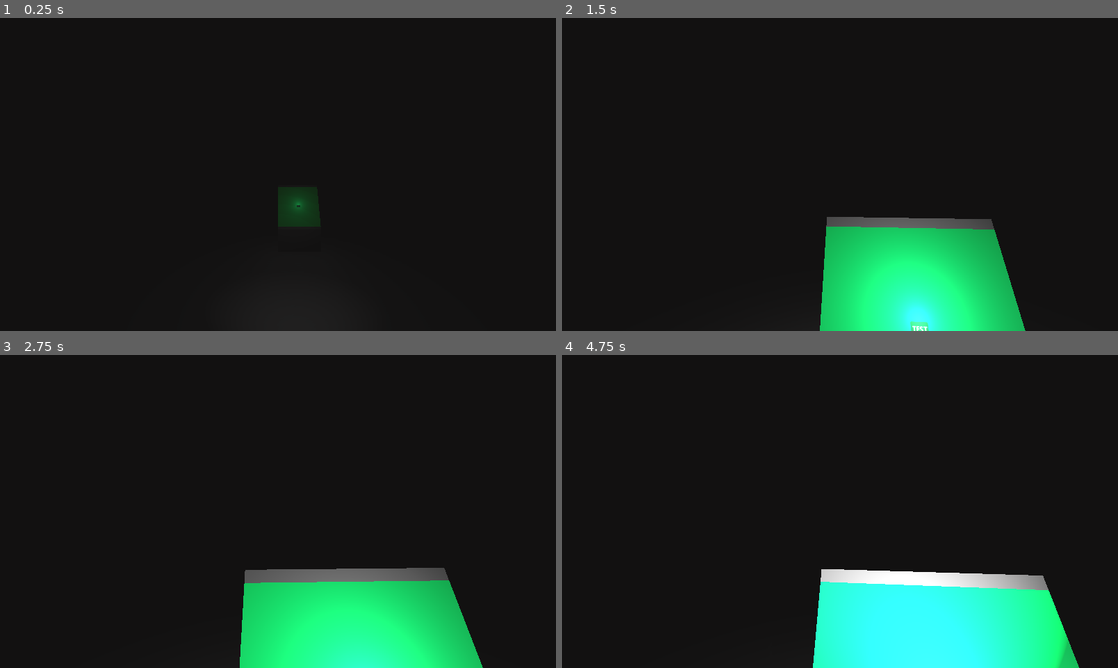
Above: before the commit, frames 1-4 (two rows, left to right).
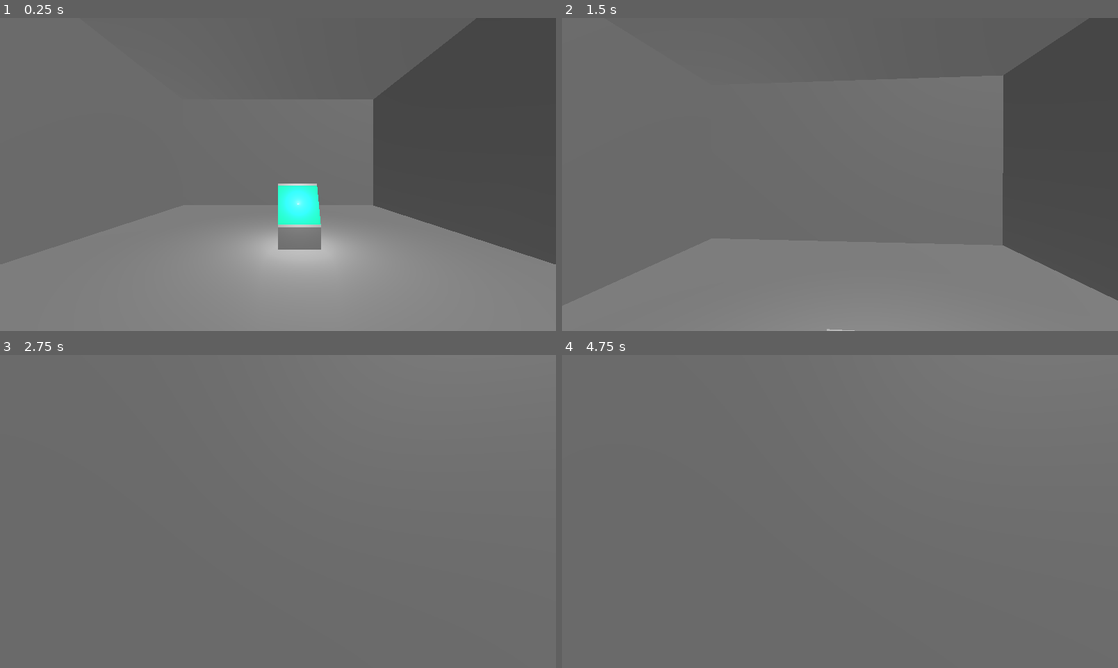
Above: after the commit, the same moments.

Repository: vaporvee/project-thought-experiment
Game: Godot game, scene res://scenes/levels/debug.tscn
Two runs of this game, one before a commit and one after it. Both use one fixed random seed, a clock stepped at 60 frames per second and the inputs below. This scene is started directly instead of the project's main scene.
Inputs (mouse positions are in pixels of both pictures, inside the frame that each line leads up to):
- Up to frame 1 (0.25 s): no input
- Up to frame 2 (1.5 s): tap Enter at 0.5 s; move the mouse to (867, 174) at 0.52 s; hold F (flashlight) 0.53-1.28 s; hold W (move_forward) from 0.53 s (still down); tap Space (jump, bound only after the commit) at 0.77, 0.8, 1.07, 1.35 s; move the mouse to (812, 174) at 1.27 s
- Up to frame 3 (2.75 s): keep holding W (move_forward); tap Space (jump, bound only after the commit) at 1.52, 1.82, 2.3 s; tap F (flashlight) at 1.55 s; move the mouse to (289, 505) at 2.02 s; hold F (flashlight) from 2.03 s (still down)
- Up to frame 4 (4.75 s): keep holding W (move_forward); move the mouse to (834, 517) at 2.77 s; release F (flashlight) at 2.78 s; click (834, 517) at 2.85 s; tap Space (jump, bound only after the commit) at 3.02, 3.32, 3.77, 3.8, 4.07, 4.35, 4.52 s; tap F (flashlight) at 3.05, 4.55 s; move the mouse to (878, 514) at 3.52 s; hold F (flashlight) 3.53-4.28 s; move the mouse to (795, 508) at 4.27 s

The runs differ from the first frame. In frame 1, 100% of the frame differs, in the area x 0-100%, y 0-100%; in frame 2, 99%; in frame 3, 99%; in frame 4, 100%.

Commit message:
removed the horror aspect from the old project

Diff:
--- a/project.godot
+++ b/project.godot
@@ -60,6 +60,11 @@
 "events": [Object(InputEventKey,"resource_local_to_scene":false,"resource_name":"","device":-1,"window_id":0,"alt_pressed":false,"shift_pressed":false,"ctrl_pressed":false,"meta_pressed":false,"pressed":false,"keycode":0,"physical_keycode":70,"key_label":0,"unicode":102,"echo":false,"script":null)
 ]
 }
+jump={
+"deadzone": 0.5,
+"events": [Object(InputEventKey,"resource_local_to_scene":false,"resource_name":"","device":-1,"window_id":0,"alt_pressed":false,"shift_pressed":false,"ctrl_pressed":false,"meta_pressed":false,"pressed":false,"keycode":0,"physical_keycode":32,"key_label":0,"unicode":32,"echo":false,"script":null)
+]
+}
 
 [rendering]
 
--- a/resources/environment.tres
+++ b/resources/environment.tres
@@ -3,7 +3,5 @@
 [resource]
 background_mode = 2
 background_energy_multiplier = 0.0
-ambient_light_source = 1
-fog_enabled = true
 fog_light_color = Color(0.0705882, 0.0666667, 0.0666667, 1)
 fog_density = 1.0
--- a/scenes/levels/debug.tscn
+++ b/scenes/levels/debug.tscn
@@ -14,3 +14,10 @@
 
 [node name="StaticBody3D" parent="." instance=ExtResource("3_30m3x")]
 transform = Transform3D(-4.37114e-08, 0, -1, 0, 1, 0, 1, 0, -4.37114e-08, 0.5, 0.027395, 0)
+
+[node name="DirectionalLight3D" type="DirectionalLight3D" parent="."]
+transform = Transform3D(0.707107, -0.5, 0.5, 0, 0.707107, 0.707107, -0.707107, -0.5, 0.5, 0, 0, 0)
+
+[node name="DirectionalLight3D2" type="DirectionalLight3D" parent="."]
+transform = Transform3D(-0.866016, 0.29244, -0.40558, 0.5, 0.5, -0.707107, -0.00399622, -0.815156, -0.579228, 0, 0, 0)
+light_energy = 0.5
--- a/scenes/player.tscn
+++ b/scenes/player.tscn
@@ -1,7 +1,6 @@
-[gd_scene load_steps=4 format=3 uid="uid://gg5ph541e4p3"]
+[gd_scene load_steps=3 format=3 uid="uid://gg5ph541e4p3"]
 
 [ext_resource type="Script" path="res://scripts/player.gd" id="1_8d33x"]
-[ext_resource type="Texture2D" uid="uid://2xwafdhiha6x" path="res://assets/textures/world/flashlight_effect.png" id="1_rxdpg"]
 
 [sub_resource type="CapsuleShape3D" id="CapsuleShape3D_2qx4s"]
 height = 1.9
@@ -15,13 +14,3 @@
 [node name="Camera3D" type="Camera3D" parent="."]
 transform = Transform3D(1, 0, 0, 0, 1, 0, 0, 0, 1, 0, 0.8, 0)
 current = true
-
-[node name="SpotLight3D" type="SpotLight3D" parent="Camera3D"]
-transform = Transform3D(1, 0, 0, 0, 1, 0, 0, 0, 1, 0.25, -0.25, 0)
-light_energy = 3.0
-light_indirect_energy = 4.0
-light_volumetric_fog_energy = 4.0
-light_projector = ExtResource("1_rxdpg")
-shadow_enabled = true
-spot_range = 72.0
-spot_angle = 40.9175
--- a/scripts/player.gd
+++ b/scripts/player.gd
@@ -2,12 +2,11 @@
 
 
 const SPEED = 5.0
+const JUMP_VELOCITY = 4.5
 
 var gravity: float = ProjectSettings.get_setting("physics/3d/default_gravity")
 
 @onready var camera: Camera3D = $Camera3D
-
-@onready var light: SpotLight3D = $Camera3D/SpotLight3D
 
 var camera_senitivity: float = 0.5
 
@@ -15,6 +14,12 @@
 	capture()
 
 func _physics_process(delta: float) -> void:
+	if not is_on_floor():
+		velocity.y -= gravity * delta
+
+	if Input.is_action_just_pressed("jump") and is_on_floor():
+		velocity.y = JUMP_VELOCITY
+
 	var input_dir := Input.get_vector("move_left", "move_right", "move_forward", "move_backward")
 	var direction := (transform.basis * Vector3(input_dir.x, 0, input_dir.y)).normalized()
 	if direction:
@@ -35,8 +40,6 @@
 		capture(false)
 	if event.is_action_pressed("mouse_capture"):
 		capture()
-	if event.is_action_pressed("flashlight"):
-		light.visible = !light.visible
 
 
 func _notification(what: int) -> void:
